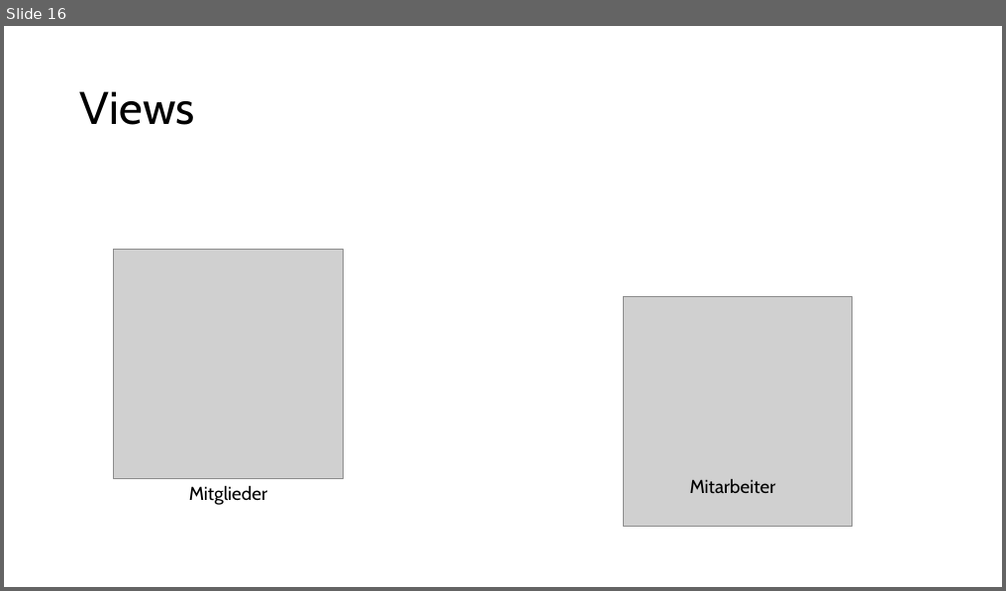
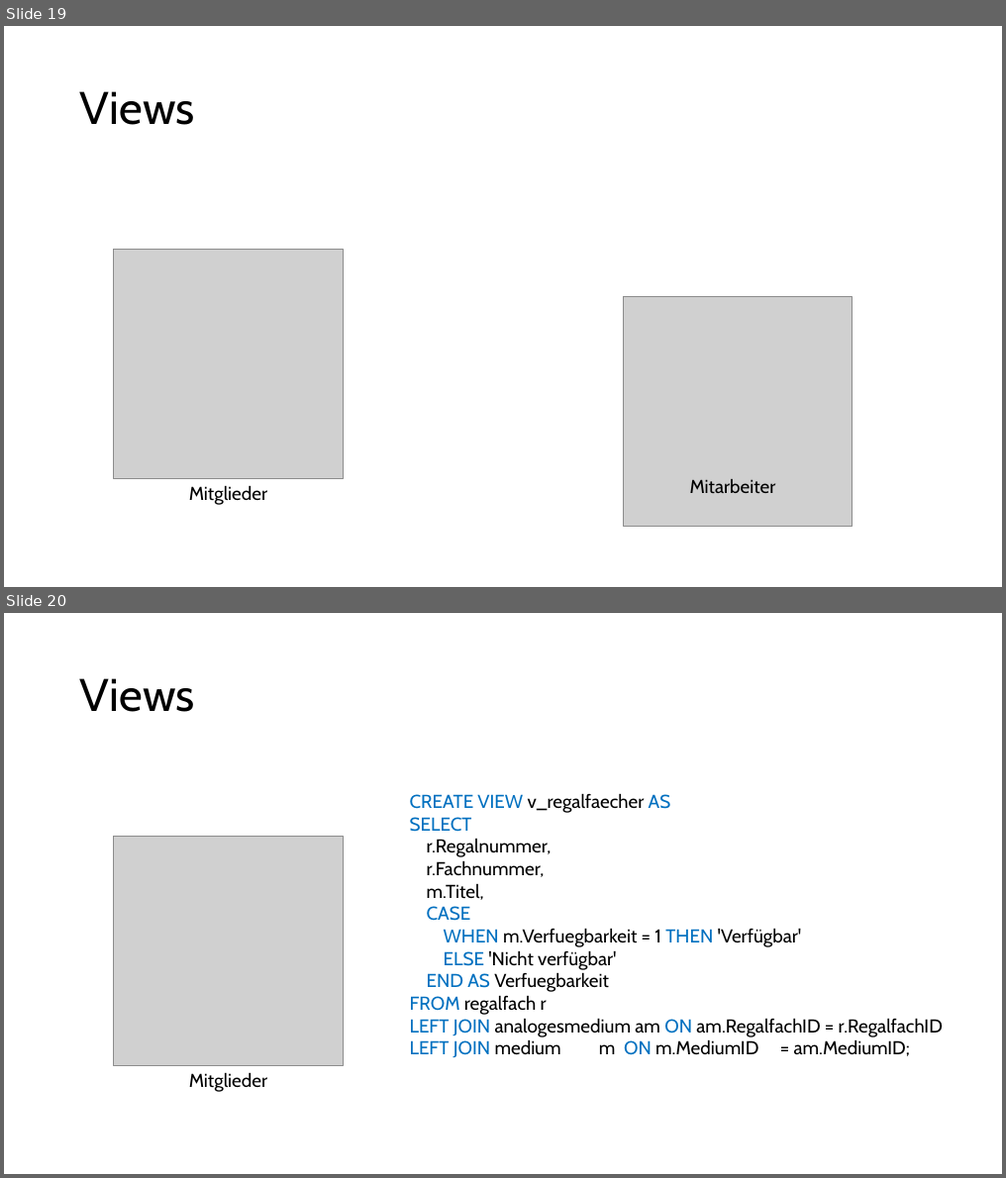
Before and after one commit to mi-0110/datenbanken-bib, a slide deck: BibPräsi.pptx. Shown one above the other, each under a label of ours: slide 16 before the commit, slides 19 and 20 after it. The pictures are 1006x591 and 1006x1178 pixels, drawn with LibreOffice and Linux fonts; fonts in the diff are those of the drawing; grey boxes stand for pictures. Boxes give left, top, right and bottom in pixels: in the first picture for what was removed or moved away, otherwise in the second. Text is boxed around its words. In the diff, an @@ line names an element or a change of style, - is before the commit and + after.

```diff
--- a/BibPräsi.pptx
+++ b/BibPräsi.pptx
@@ slide 20 added at (4,613,1002,1174), background #FFFFFF @@
@@ title added at (80,678,195,712), 44 pt, text #000000 @@
+Views
@@ text added at (410,793,943,1059), 18 pt, text #000000 @@
+CREATE VIEW v_regalfaecher AS
+SELECT
+r.Regalnummer,
+r.Fachnummer,
+m.Titel,
+CASE
+WHEN m.Verfuegbarkeit = 1 THEN 'Verfügbar'
+ELSE 'Nicht verfügbar'
+END AS Verfuegbarkeit
+FROM regalfach r
+LEFT JOIN analogesmedium am ON am.RegalfachID = r.RegalfachID
+LEFT JOIN medium m ON m.MediumID = am.MediumID;
@@ picture added at (114,837,344,1065) @@
@@ text added at (189,1072,267,1092), 18 pt, text #000000 @@
+Mitglieder
@@ what was slide 16 is now slide 19 @@
```
Also in this commit, not shown: 4 slides changed, 2 other slides added, 6 other files.
